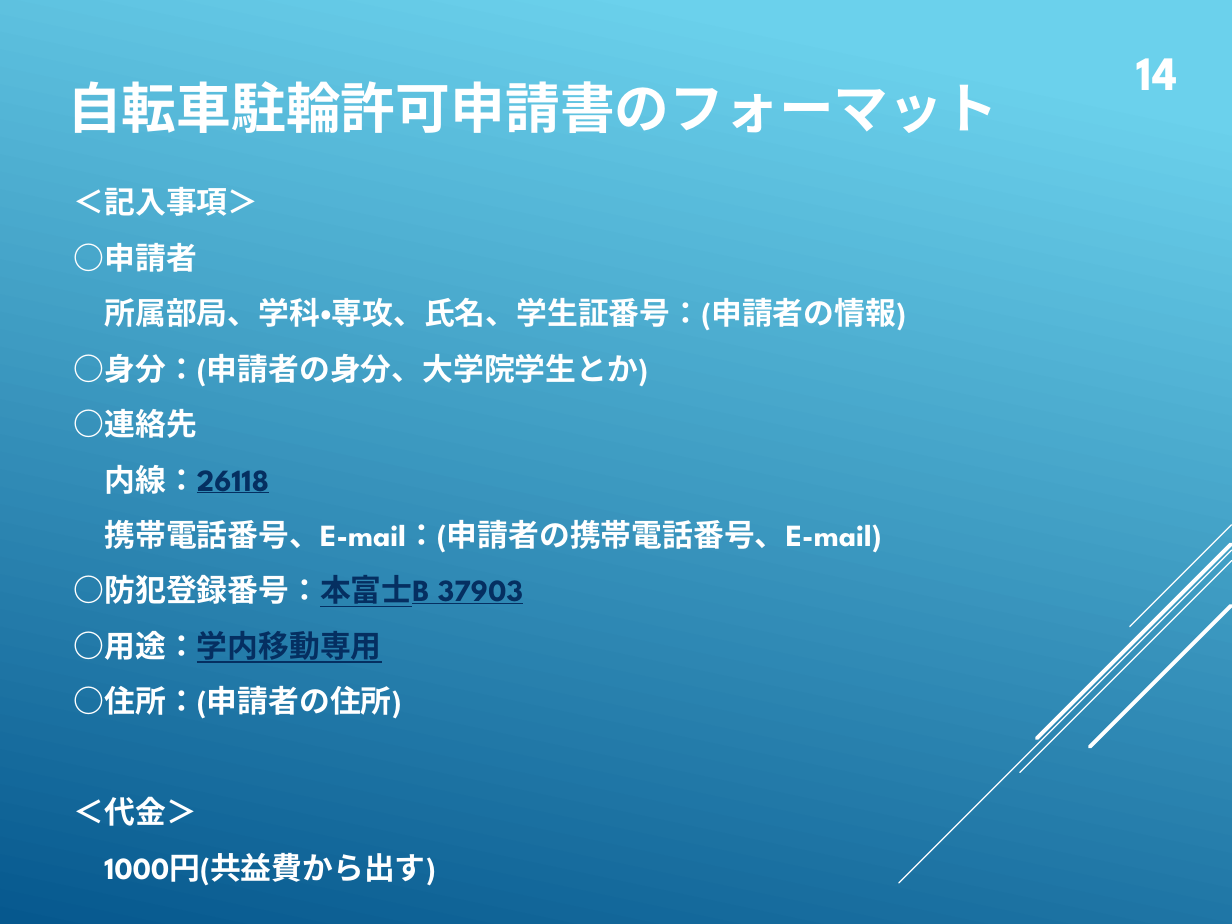
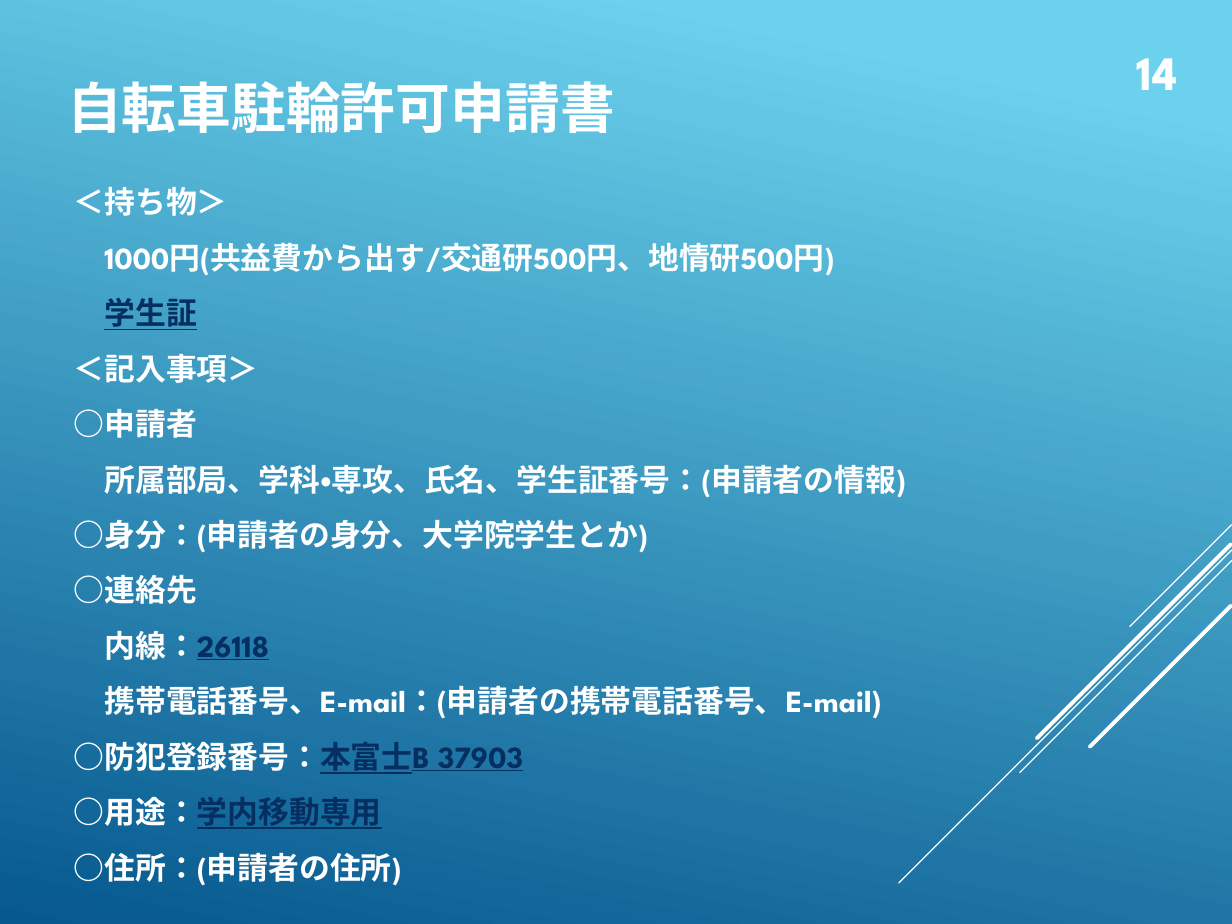
Before and after one commit to whcitizen/citizen-_task, a slide deck: slide 16 of 01_completed/05_lab_orientation/庶務のお仕事.pptx. Drawn at 1232x924 pixels with LibreOffice and Linux fonts; fonts in the diff are those of the drawing. Boxes give left, top, right and bottom in pixels: in the first picture for what was removed or moved away, otherwise in the second. Text is boxed around its words. In the diff, an @@ line names an element or a change of style, - is before the commit and + after.

Commit message:
180507 20:22
明日の学生ゼミの資料をアップロード

```diff
--- a/01_completed/05_lab_orientation/庶務のお仕事.pptx
+++ b/01_completed/05_lab_orientation/庶務のお仕事.pptx
@@ text at (67,81,615,133): text changed @@
-自転車駐輪許可申請書のフォーマット
+自転車駐輪許可申請書
@@ text at (74,187,834,330): paragraphs added @@
+＜持ち物＞
+1000円(共益費から出す/交通研500円、地情研500円)
+学生証
@@ text at (74,796,435,886): paragraphs removed @@
-＜代金＞
-1000円(共益費から出す)
```
Also in this commit, not shown: 4 other slides changed, 9 other files.
